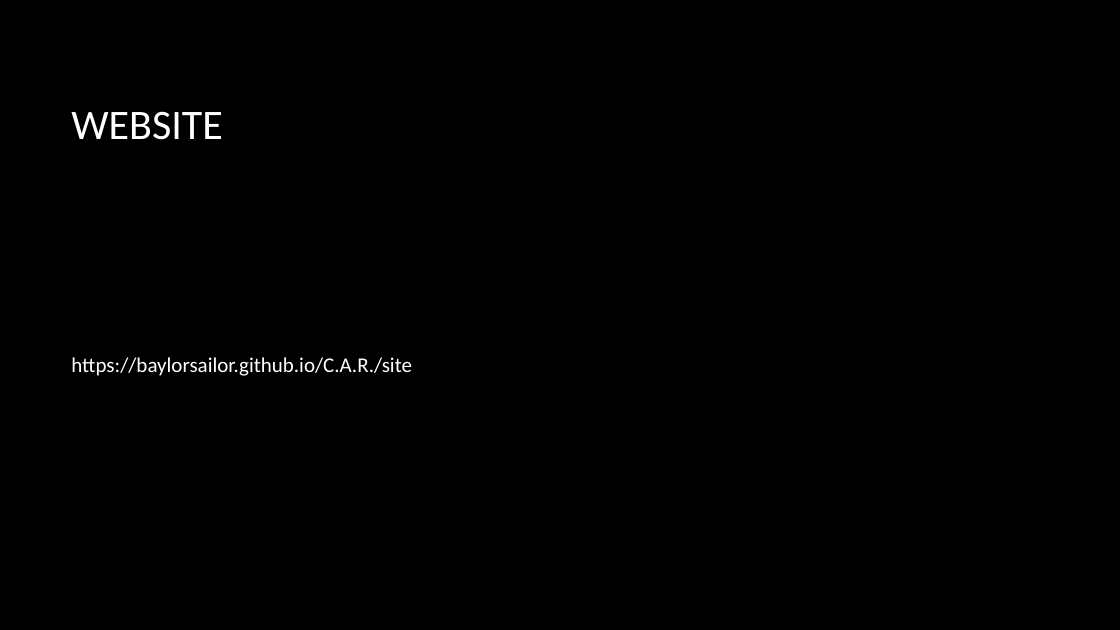
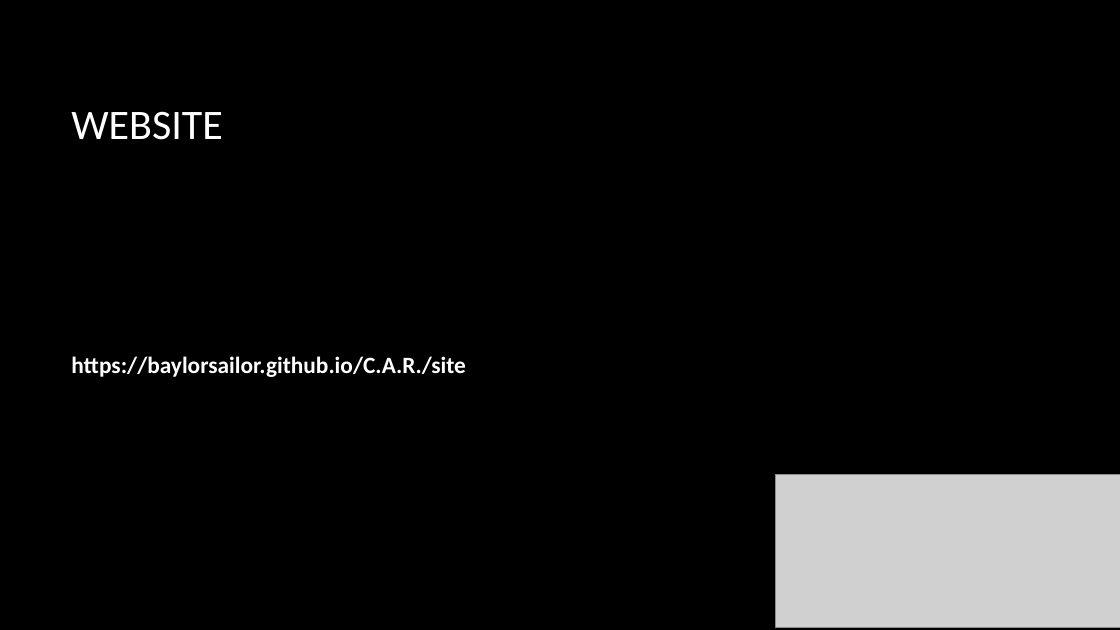
Before and after one commit to baylorSailor/C.A.R., a slide deck: slide 8 of Iteration-1/Iteration Presentation.pptx (slide 2 before the commit). Drawn at 1120x630 pixels with LibreOffice and Linux fonts; fonts in the diff are those of the drawing; grey boxes stand for pictures; background and template pictures are left out. Boxes give left, top, right and bottom in pixels: in the first picture for what was removed or moved away, otherwise in the second. Text is boxed around its words. In the diff, an @@ line names an element or a change of style, - is before the commit and + after.

```diff
--- a/Iteration-1/Iteration Presentation.pptx
+++ b/Iteration-1/Iteration Presentation.pptx
@@ text "https://baylorsailor.github.io/C.A.R./site" at bbox=[71, 356, 466, 377]: size 18 to 20 pt, bold on @@
@@ picture added at bbox=[776, 475, 1120, 628] @@
```
Also in this commit, not shown: 1 other slide changed, 2 slides added, 4 slides removed.
